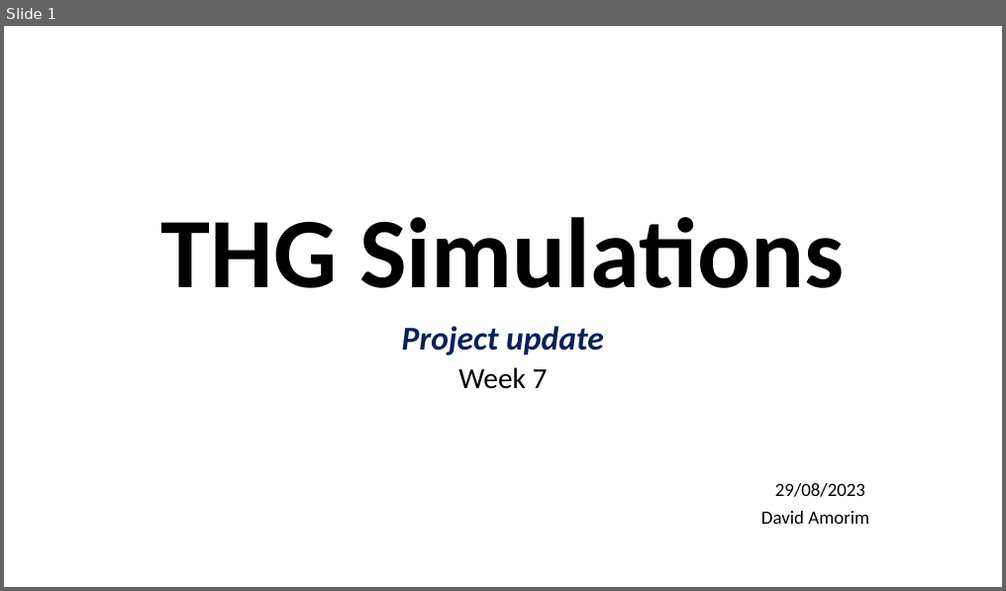
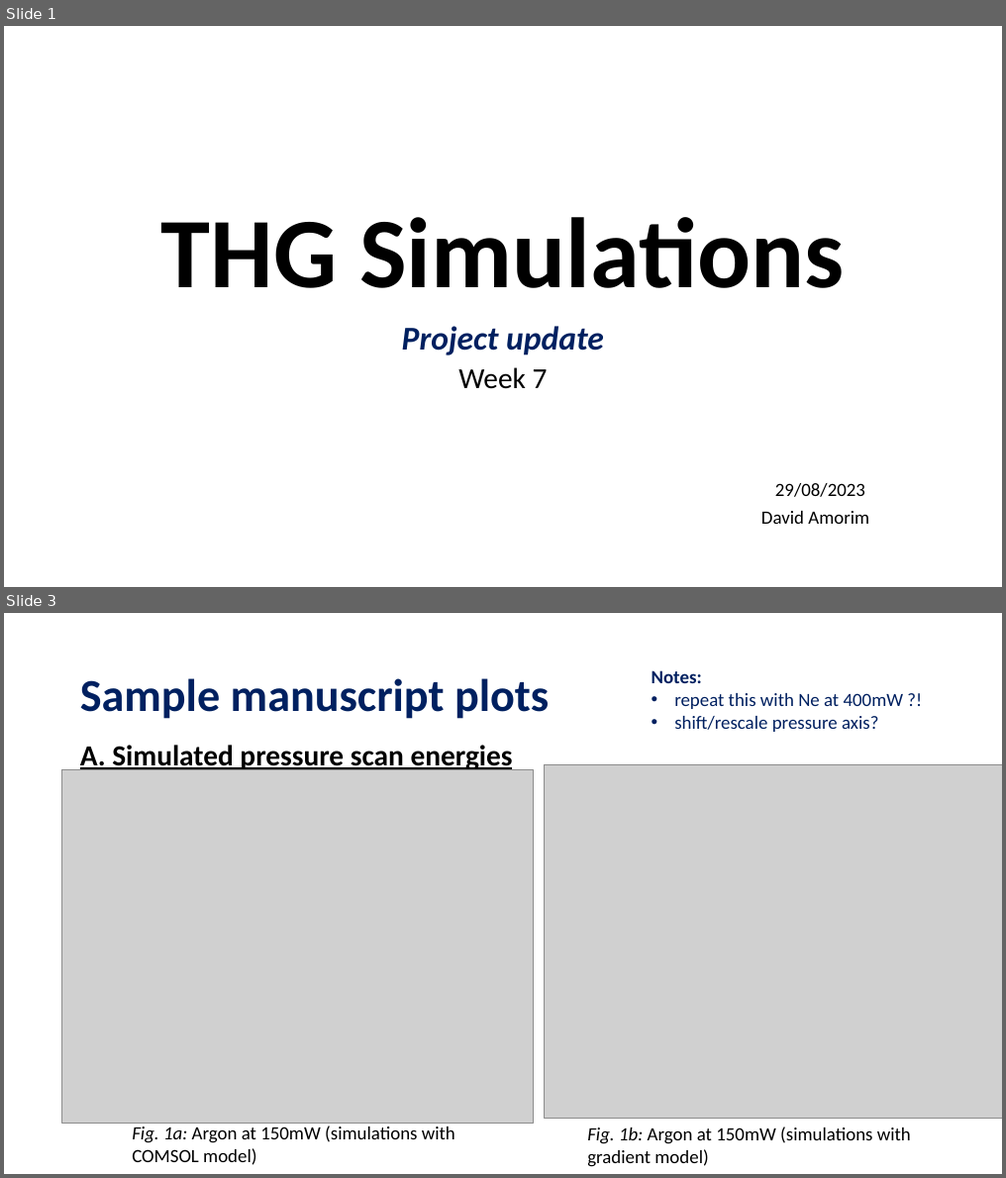
Before and after one commit to david-f-amorim/Simulating-THG-of-few-femtosecond-pulses-in-a-noble-gas-, a slide deck: presentations/DESY - Week 7.pptx. Shown one above the other, each under a label of ours: slide 1 before the commit, slides 1 and 3 after it; the slides between them are not shown. The pictures are 1006x591 and 1006x1178 pixels, drawn with LibreOffice and Linux fonts; fonts in the diff are those of the drawing; grey boxes stand for pictures. Boxes give left, top, right and bottom in pixels: in the first picture for what was removed or moved away, otherwise in the second. Text is boxed around its words. In the diff, an @@ line names an element or a change of style, - is before the commit and + after.

```diff
--- a/presentations/DESY - Week 7.pptx
+++ b/presentations/DESY - Week 7.pptx
@@ slide 3 added at (4,613,1002,1174), background #FFFFFF @@
@@ text added at (651,670,904,732), 18 pt, text #002060 @@
+Notes:
+• repeat this with Ne at 400mW ?!
+• shift/rescale pressure axis?
@@ title added at (80,678,548,719), 44 pt, text #002060, bold @@
+Sample manuscript plots
@@ text added at (80,742,513,773), 28 pt, text #000000, bold, underline @@
+A. Simulated pressure scan energies
@@ picture added at (61,770,534,1124) @@
@@ picture added at (545,764,1002,1118) @@
@@ text added at (132,1126,455,1165), 18 pt, text #000000 @@
+Fig. 1a: Argon at 150mW (simulations with
+COMSOL model)
@@ text added at (587,1127,911,1167), 18 pt, text #000000 @@
+Fig. 1b: Argon at 150mW (simulations with
+gradient model)
```
Also in this commit, not shown: 2 slides changed, 6 other slides added, 17 other files.
